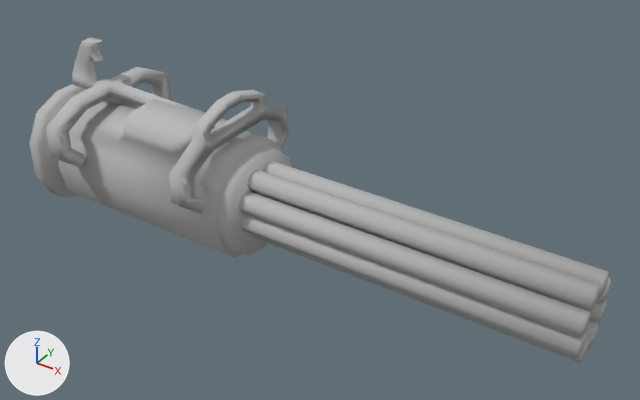
The Blender file modelsource/Big Boy Guns/minigun.blend, before and after one commit.
Camera for both pictures: a 50 mm lens placed at (13.18, -13.58, 10.45), pointed at (4.02, 0.32, 0.27). Every picture has the same lights, and +X, +Y and +Z are marked at lower left.
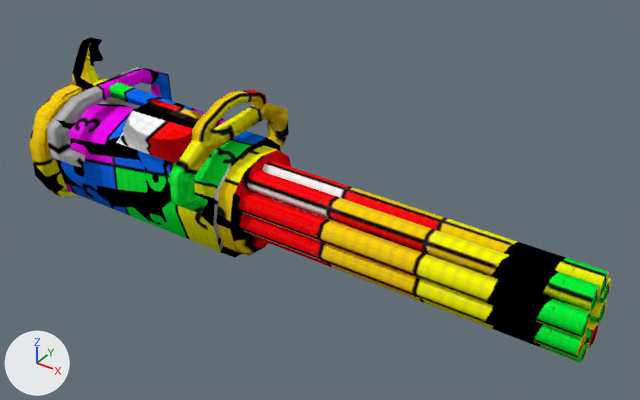
Changed parts and their boxes [x1, y1, x2, y2] in the pictures (640 x 400 px):
```json
{"object": "Cylinder002", "change": "surface changed", "before": [29, 37, 611, 363], "after": [29, 37, 611, 363]}
```

The change, as JSON lines over the scene's bpy script:
```json
{"op": "add", "block": "img_uv", "code": ["img_uv = load_image('uv', '_unpacked/minigun_normal.png', 1024, 1024, 'Non-Color')"]}
{"op": "add", "block": "img_test_jpg", "code": ["img_test_jpg = load_image('Test.jpg', '../robots/securitron/test.png', 1024, 1024, 'Non-Color')"]}
{"block": "mat_cylinder002sg", "where": "n1 = _N.new('ShaderNodeBsdfDiffuse'); n1.name = 'Diffuse BSDF'"}
{"op": "remove", "block": "mat_cylinder002sg", "code": "n1.inputs[0].default_value = (0.5, 0.5, 0.5, 1.0)  # 'Color', grey #bcbcbc"}
{"op": "add", "block": "mat_cylinder002sg", "code": "n2 = _N.new('ShaderNodeNormalMap'); n2.name = 'Normal Map'"}
{"op": "add", "block": "mat_cylinder002sg", "code": "n3 = _N.new('ShaderNodeTexImage'); n3.name = 'Image Texture'"}
{"op": "add", "block": "mat_cylinder002sg", "code": "n3.image = img_uv"}
{"op": "add", "block": "mat_cylinder002sg", "code": "n4 = _N.new('ShaderNodeTexImage'); n4.name = 'Image Texture.001'"}
{"op": "add", "block": "mat_cylinder002sg", "code": "n4.image = img_test_jpg"}
{"op": "add", "block": "mat_cylinder002sg", "code": "_L.new(n3.outputs[0], n2.inputs[1])  # 'Color' to 'Color'"}
{"op": "add", "block": "mat_cylinder002sg", "code": "_L.new(n2.outputs[0], n1.inputs[2])  # 'Normal' to 'Normal'"}
{"op": "add", "block": "mat_cylinder002sg", "code": "_L.new(n4.outputs[0], n1.inputs[0])  # 'Color' to 'Color'"}
```
